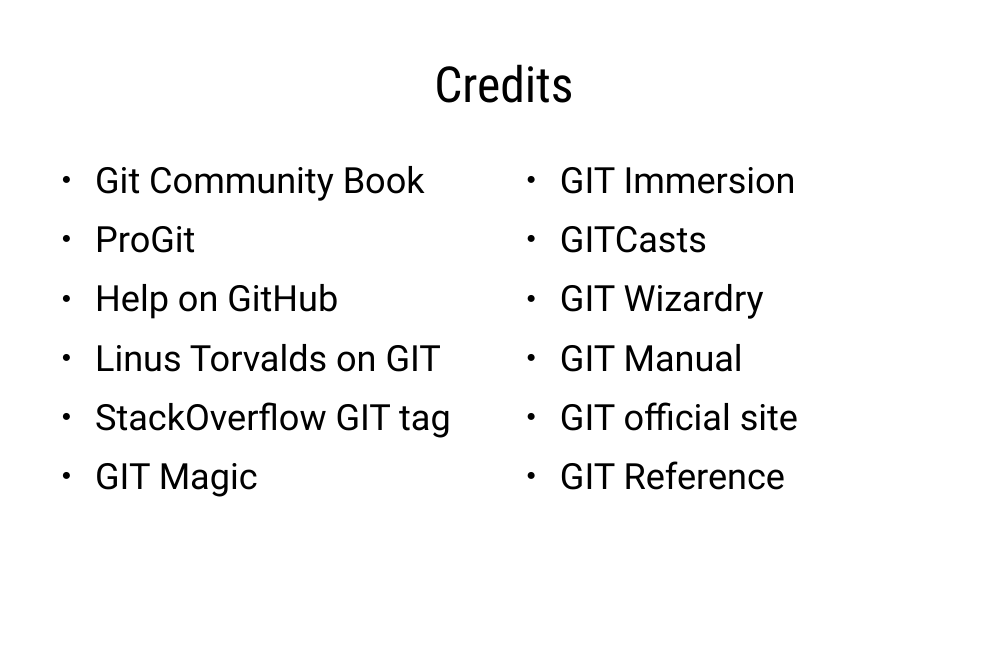
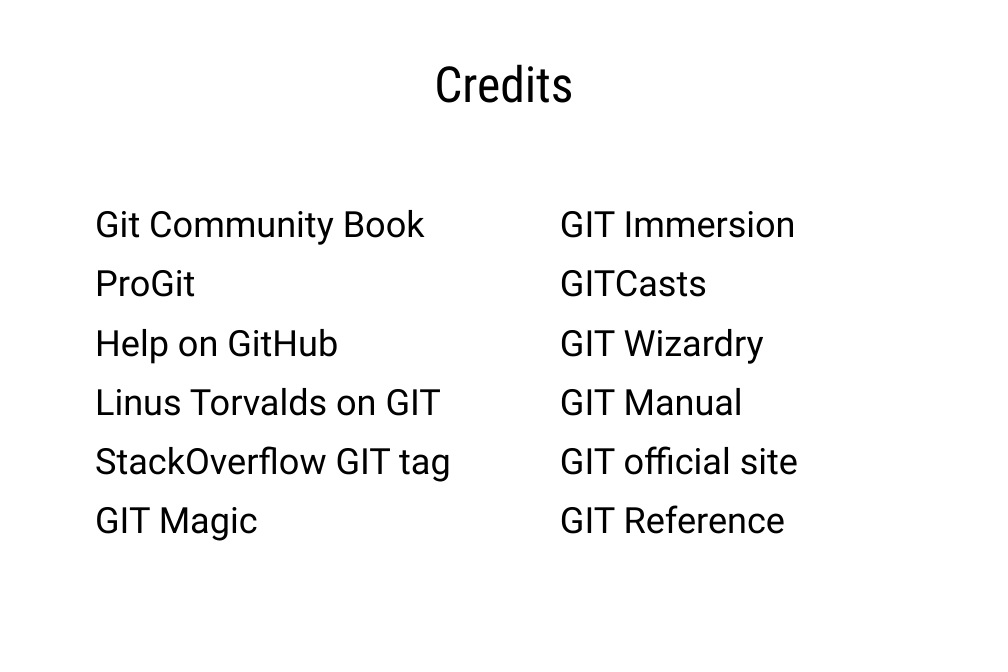
Before and after one commit to 9seconds/WTF-is-GIT-, a slide deck: slide 254 of wtf_is_git.odp. Drawn at 1008x672 pixels with LibreOffice and Linux fonts; fonts in the diff are those of the drawing. Boxes give left, top, right and bottom in pixels: in the first picture for what was removed or moved away, otherwise in the second. Text is boxed around its words. In the diff, an @@ line names an element or a change of style, - is before the commit and + after.

```diff
--- a/wtf_is_git.odp
+++ b/wtf_is_git.odp
@@ text "Git Community Book": place and size @@
-text "Git Community Book" at box(95, 166, 451, 497)
+text "Git Community Book" at box(95, 210, 451, 541)
@@ text "Git Community Book" at box(95, 210, 451, 541): bullet colour #000000 to #FFFFFF @@
@@ text "GIT Immersion" at box(560, 211, 798, 534): bullet colour #000000 to #FFFFFF @@
@@ text "GIT Immersion": place and size @@
-text "GIT Immersion" at box(560, 167, 798, 490)
+text "GIT Immersion" at box(560, 211, 798, 534)
```
Also in this commit, not shown: 5 other slides changed, 1 other file.
